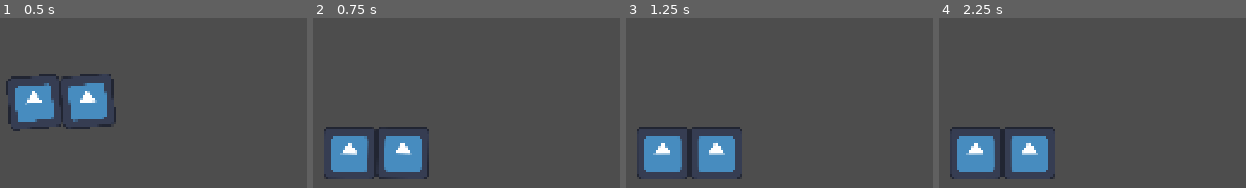
Above: before the commit, frames 1-4 (left to right).
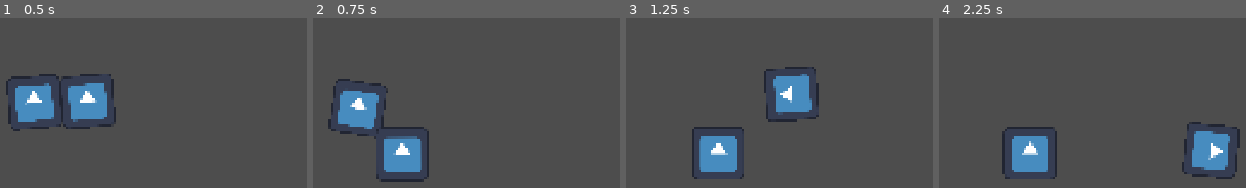
Above: after the commit, the same moments.

Repository: AndrewCromar/quux
Game: Godot game, scene res://scenes/world.tscn
Two runs of this game, one before a commit and one after it. Both use one fixed random seed, a clock stepped at 60 frames per second and the inputs below. The engine's default icon, where the game draws it, is replaced by a stand-in: a white triangle on a blue panel in a dark square.
Inputs (mouse positions are in pixels of both pictures, inside the frame that each line leads up to):
- Up to frame 1 (0.5 s): no input
- Up to frame 2 (0.75 s): drag from (346, 106) to (454, 84) at 0.52 s
- Up to frame 3 (1.25 s): no input
- Up to frame 4 (2.25 s): drag from (1028, 154) to (outside the picture) at 1.27 s; move the mouse to (1080, 84) at 2.02 s; click (1080, 84) at 2.17 s

Frame 1 is identical in both runs. In frame 2, 6.9% of the frame differs, in the area x 3-38%, y 35-97%; in frame 3, 7.5%, in the area x 3-63%, y 28-95%; in frame 4, 6.8%.

Commit message:
can drag hamper

Diff:
--- a/godot-project/scripts/hamper.gd
+++ b/godot-project/scripts/hamper.gd
@@ -1,12 +1,17 @@
 extends RigidBody2D
+
+@export var drag_force : float = 500.0
+@export var drag_damping : float = 50.0
 
 var dragging : bool
 
 func _ready() -> void:
 	input_event.connect(_input_event)
 
-func _process(_delta: float) -> void:
-	pass
+func _physics_process(_delta: float) -> void:
+	if dragging:
+		var to_mouse := get_global_mouse_position() - global_position
+		apply_central_force(to_mouse * drag_force - linear_velocity * drag_damping)
 
 func _input_event(_viewport: Node, event: InputEvent, _shape_idx: int) -> void:
 	if event is InputEventMouseButton and event.button_index == MOUSE_BUTTON_LEFT:
